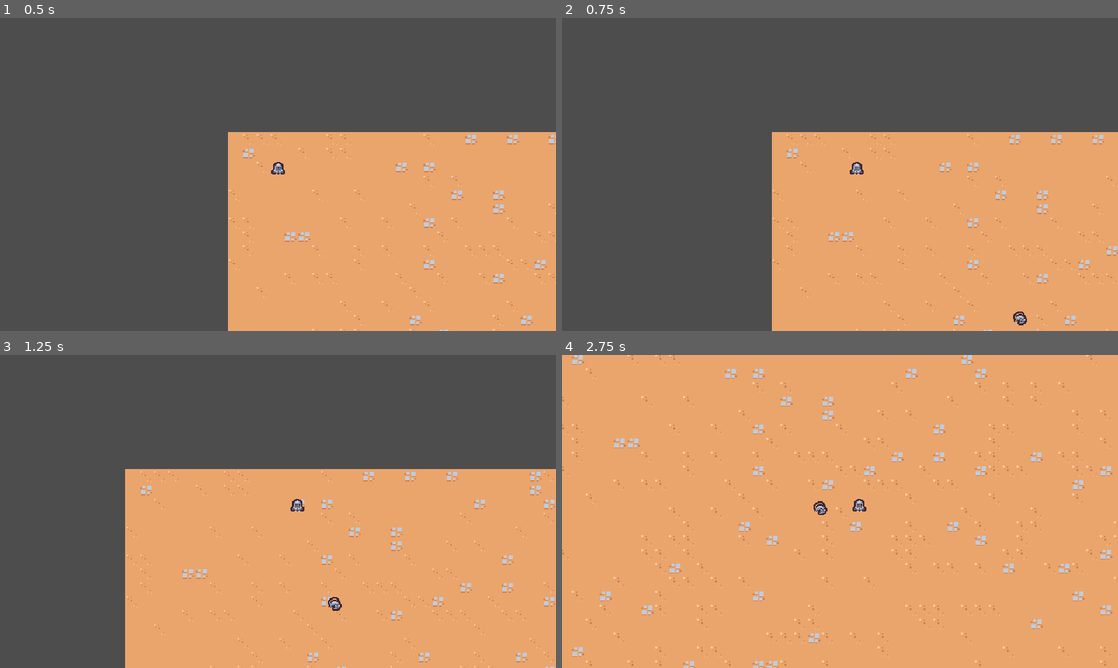
Above: before the commit, frames 1-4 (two rows, left to right).
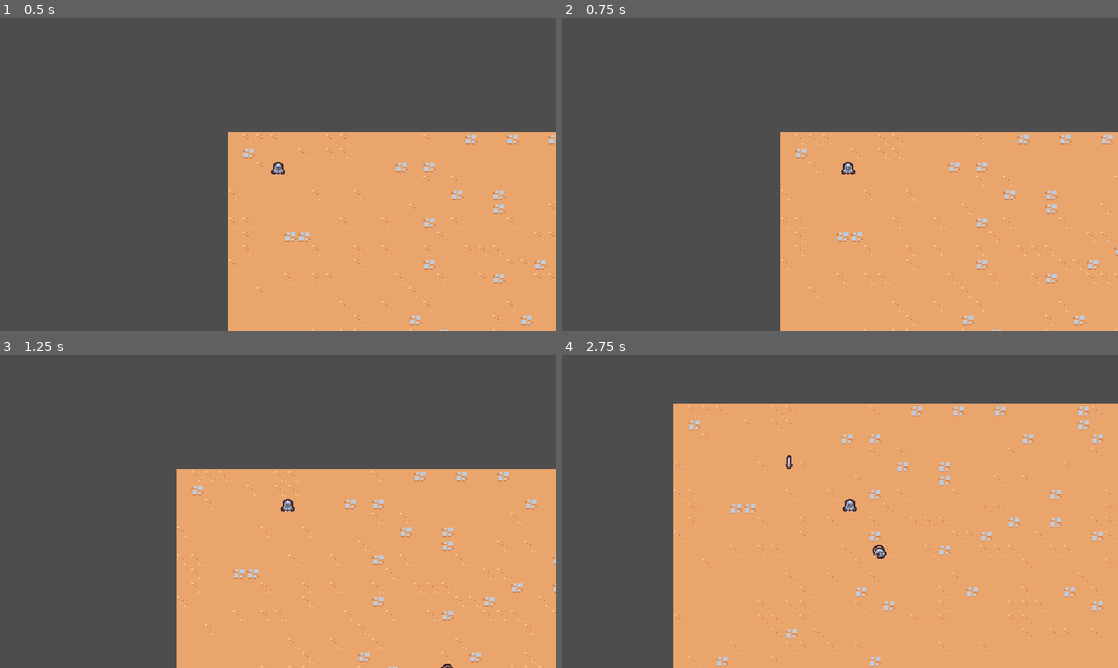
Above: after the commit, the same moments.

Repository: EricksonSiqueira/2DSurvivorsCourse
Game: Godot game, scene res://scenes/main/main.tscn
Two runs of this game, one before a commit and one after it. Both use one fixed random seed, a clock stepped at 60 frames per second and the inputs below.
Inputs:
- Up to frame 1 (0.5 s): no input
- Up to frame 2 (0.75 s): hold D (move_right) from 0.53 s (still down)
- Up to frame 3 (1.25 s): keep holding D (move_right)
- Up to frame 4 (2.75 s): release D (move_right) at 1.28 s; hold S (move_down) 1.28-2.03 s; hold D (move_right) from 2.03 s (still down)

Frame 1 is identical in both runs. In frame 2, 3.1% of the frame differs, in the area x 37-100%, y 36-100%; in frame 3, 8.4%; in frame 4, 36%, in the area x 0-100%, y 0-100%.

Commit message:
feat: create partial first ability

Diff:
--- a/project.godot
+++ b/project.godot
@@ -22,6 +22,7 @@
 window/size/window_width_override=1280
 window/size/window_height_override=720
 window/stretch/mode="viewport"
+window/stretch/aspect="expand"
 
 [input]
 
--- /dev/null
+++ b/scenes/ability/sword_ability/sword_ability.tscn
@@ -0,0 +1,10 @@
+[gd_scene load_steps=2 format=3 uid="uid://7a7hcdn7rltn"]
+
+[ext_resource type="Texture2D" uid="uid://bjkgupi4j0lsl" path="res://scenes/ability/sword_ability/sword.png" id="1_slxj4"]
+
+[node name="SwordAbility" type="Node2D"]
+
+[node name="Sprite2D" type="Sprite2D" parent="."]
+rotation = 0.00341739
+texture = ExtResource("1_slxj4")
+offset = Vector2(0, -4)
--- /dev/null
+++ b/scenes/ability/sword_ability_controller/sword_ability_controller.gd
@@ -0,0 +1,18 @@
+extends Node
+
+@export var sword_ability: PackedScene
+
+# Called when the node enters the scene tree for the first time.
+func _ready():
+	$Timer.timeout.connect(on_timer_timeout)
+
+
+# Called every frame. 'delta' is the elapsed time since the previous frame.
+func on_timer_timeout():
+	var player = get_tree().get_first_node_in_group("player") as Node2D
+	if (player == null):
+		return
+
+	var sword_instance = sword_ability.instantiate() as Node2D
+	player.get_parent().add_child(sword_instance)
+	sword_instance.global_position = player.global_position
--- /dev/null
+++ b/scenes/ability/sword_ability_controller/sword_ability_controller.tscn
@@ -0,0 +1,12 @@
+[gd_scene load_steps=3 format=3 uid="uid://br74jn2nu0lw3"]
+
+[ext_resource type="Script" path="res://scenes/ability/sword_ability_controller/sword_ability_controller.gd" id="1_jr8dy"]
+[ext_resource type="PackedScene" uid="uid://7a7hcdn7rltn" path="res://scenes/ability/sword_ability/sword_ability.tscn" id="2_apt2k"]
+
+[node name="SwordAbilityController" type="Node"]
+script = ExtResource("1_jr8dy")
+sword_ability = ExtResource("2_apt2k")
+
+[node name="Timer" type="Timer" parent="."]
+wait_time = 1.5
+autostart = true
--- a/scenes/basic_enemy/basic_enemy.gd
+++ b/scenes/basic_enemy/basic_enemy.gd
@@ -1,6 +1,6 @@
 extends CharacterBody2D
 
-const MAX_SPEED = 150
+const MAX_SPEED = 65
 
 # Called when the node enters the scene tree for the first time.
 func _ready():
--- a/scenes/player/player.gd
+++ b/scenes/player/player.gd
@@ -1,6 +1,6 @@
 extends CharacterBody2D
 
-const MAX_SPEED = 200
+const MAX_SPEED = 100
 
 
 # Called when the node enters the scene tree for the first time.
--- a/scenes/player/player.tscn
+++ b/scenes/player/player.tscn
@@ -1,7 +1,8 @@
-[gd_scene load_steps=4 format=3 uid="uid://der2tnpnp5pna"]
+[gd_scene load_steps=5 format=3 uid="uid://der2tnpnp5pna"]
 
 [ext_resource type="Script" path="res://scenes/player/player.gd" id="1_kqu4o"]
 [ext_resource type="Texture2D" uid="uid://bvxq8i2ub0dy8" path="res://scenes/player/player.png" id="1_mu6rm"]
+[ext_resource type="PackedScene" uid="uid://br74jn2nu0lw3" path="res://scenes/ability/sword_ability_controller/sword_ability_controller.tscn" id="2_ibi8q"]
 
 [sub_resource type="CircleShape2D" id="CircleShape2D_5nfgk"]
 radius = 5.0
@@ -10,6 +11,10 @@
 collision_layer = 0
 script = ExtResource("1_kqu4o")
 
+[node name="AbilityManager" type="Node" parent="."]
+
+[node name="SwordAbilityController" parent="AbilityManager" instance=ExtResource("2_ibi8q")]
+
 [node name="Sprite2D" type="Sprite2D" parent="."]
 texture = ExtResource("1_mu6rm")
 offset = Vector2(0, -8)
Binary file added: scenes/ability/sword_ability/sword.png
Not shown, added: scenes/ability/sword_ability/sword.png.import
